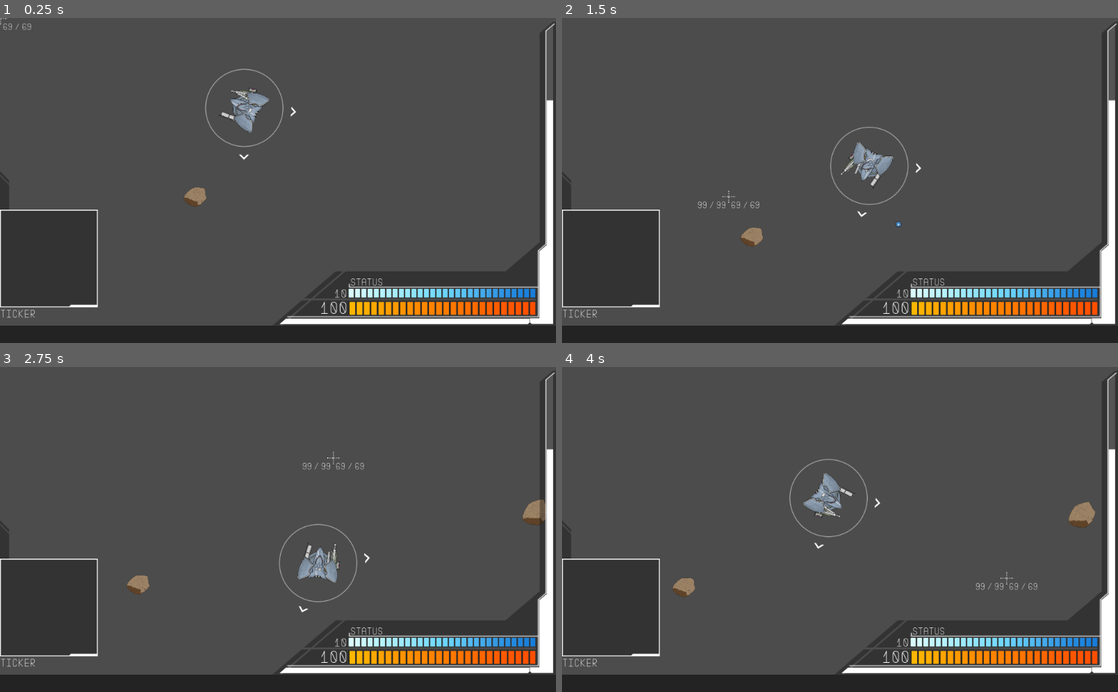
Above: before the commit, frames 1-4 (two rows, left to right).
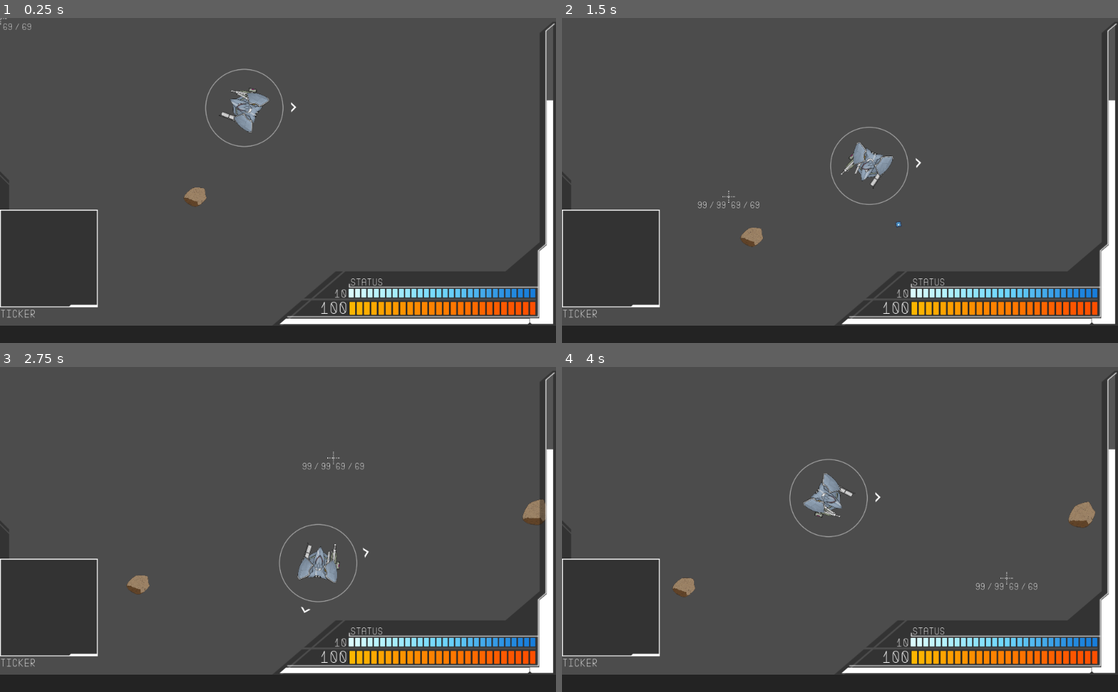
Above: after the commit, the same moments.

Repository: Littlerun-Bastion/Soulless-Steel
Game: Godot game, scene res://game/arena/Arena.tscn
Same seed, same stepped clock (60 frames per second), same inputs: the game is played once before the commit and once after it.
Inputs (mouse positions are in pixels of both pictures, inside the frame that each line leads up to):
- Up to frame 1 (0.25 s): no input
- Up to frame 2 (1.5 s): move the mouse to (962, 164) at 0.52 s; hold D (right) 0.53-1.28 s; hold F (honk) 0.53-1.28 s; move the mouse to (728, 196) at 1.27 s; hold S (down) from 1.28 s (still down); click (728, 196) at 1.35 s
- Up to frame 3 (2.75 s): move the mouse to (333, 458) at 2.02 s; release S (down) at 2.03 s; hold D (right) from 2.03 s (still down); hold Right mouse button (right_arm_weapon_shoot) from 2.03 s (still down)
- Up to frame 4 (4 s): move the mouse to (812, 594) at 2.77 s; release D (right) at 2.78 s; release Right mouse button (right_arm_weapon_shoot) at 2.78 s; hold W (up) 2.78-3.53 s; tap Ctrl (strafe) at 2.85 s; move the mouse to (1006, 578) at 3.52 s; hold A (left) from 3.53 s (still down); hold F (honk) from 3.53 s (still down)

The runs differ from the first frame. In frame 1, less than 0.1% of the frame differs, in the area x 43-54%, y 25-44%; in frame 2, less than 0.1%; in frame 3, less than 0.1%, in the area x 53-67%, y 55-76%; in frame 4, less than 0.1%.

Commit message:
Added offset to starting position of enemies

Diff:
--- a/project/game/arena/Arena.gd
+++ b/project/game/arena/Arena.gd
@@ -50,11 +50,13 @@
 
 
 func get_random_start_position(exclude_idx := []):
+	var offset = 250
+	var rand_offset = Vector2(rand_range(-offset, offset), rand_range(-offset, offset))
 	var n_pos = $StartPositions.get_child_count()
 	var idx = randi()%n_pos + 1
 	while exclude_idx.has(idx):
 		idx = randi()%n_pos + 1
-	return $StartPositions.get_node("Pos"+str(idx)).position
+	return $StartPositions.get_node("Pos"+str(idx)).position + rand_offset
 
 
 func get_start_position(idx):
